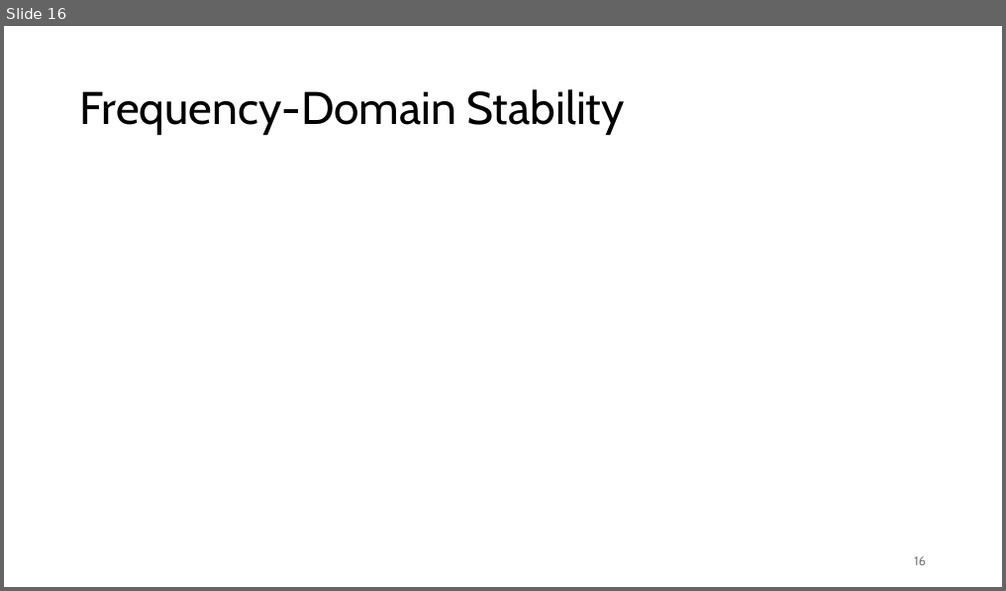
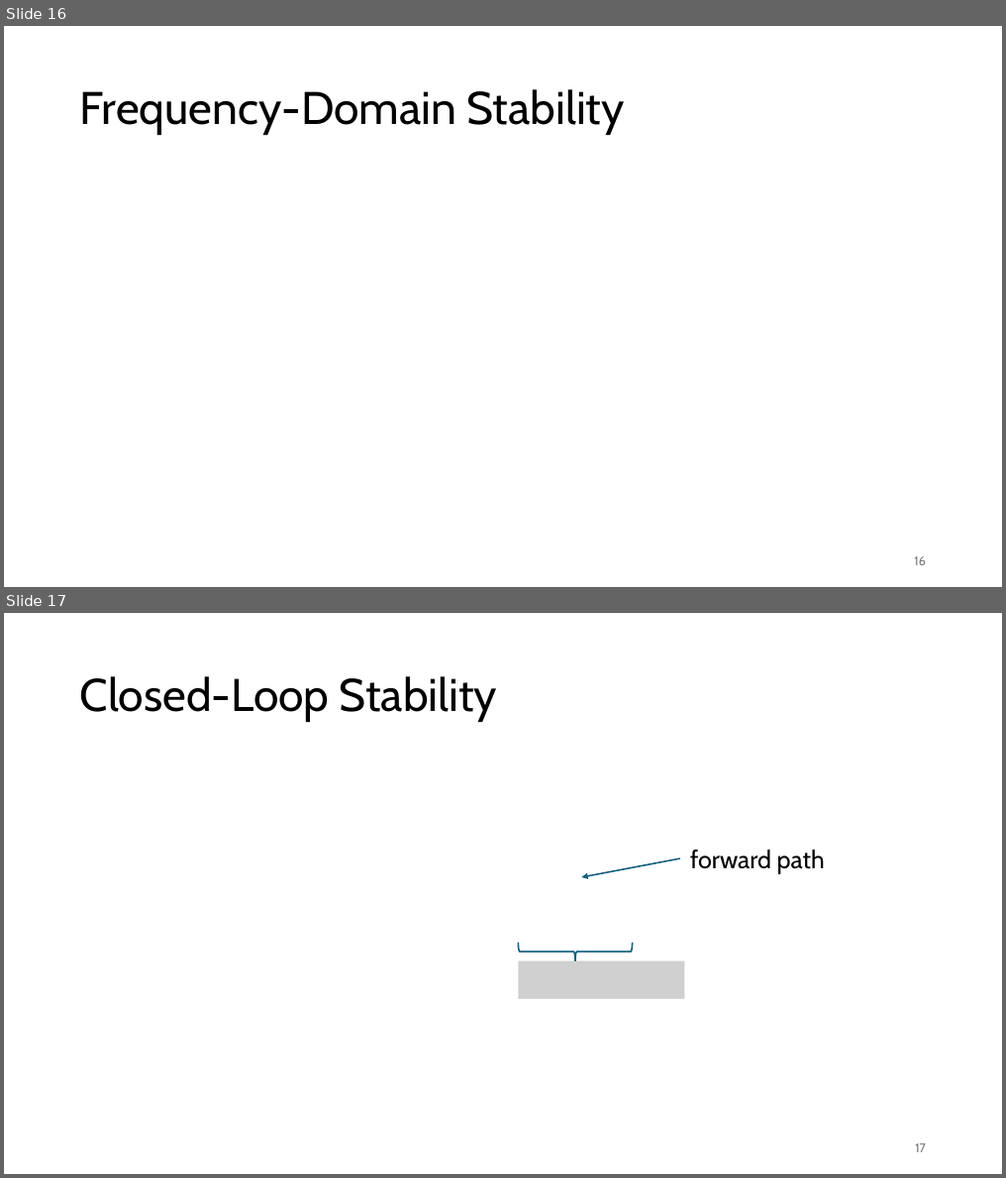
Before and after one commit to FelixWick/control_engineering, a slide deck: slides/4_stability.pptx. Shown one above the other, each under a label of ours: slide 16 before the commit, slides 16 and 17 after it. The pictures are 1006x591 and 1006x1178 pixels, drawn with LibreOffice and Linux fonts; fonts in the diff are those of the drawing; grey boxes stand for pictures. Boxes give left, top, right and bottom in pixels: in the first picture for what was removed or moved away, otherwise in the second. Text is boxed around its words. In the diff, an @@ line names an element or a change of style, - is before the commit and + after.

```diff
--- a/slides/4_stability.pptx
+++ b/slides/4_stability.pptx
@@ slide 17 added at (4,613,1002,1174), background #FFFFFF @@
@@ title added at (80,676,497,722), 44 pt, text #000000 @@
+Closed-Loop Stability
@@ text added at (690,850,825,874), 24 pt, text #000000 @@
+forward path
@@ arrow added from (680, 859) to (582, 877), #156082 1.5 pt @@
@@ picture added at (519,961,684,998) @@
@@ left brace added at (519,942,633,960), outline #156082 1.5 pt @@
@@ page number added at (915,1144,926,1153), 12 pt, text #797979 @@
+17
```
Also in this commit, not shown: 2 slides changed, 2 other slides added, 5 other files.
